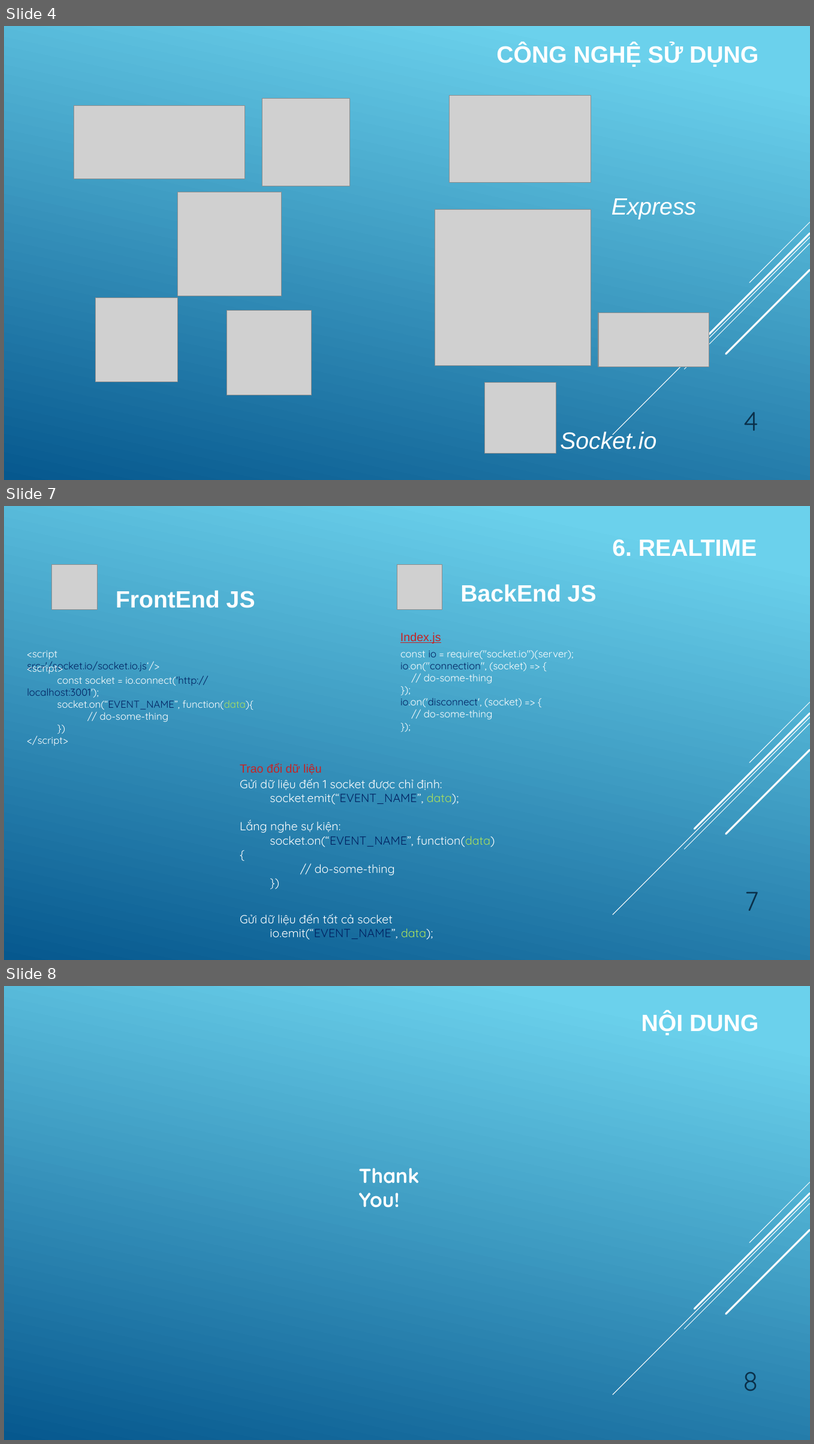
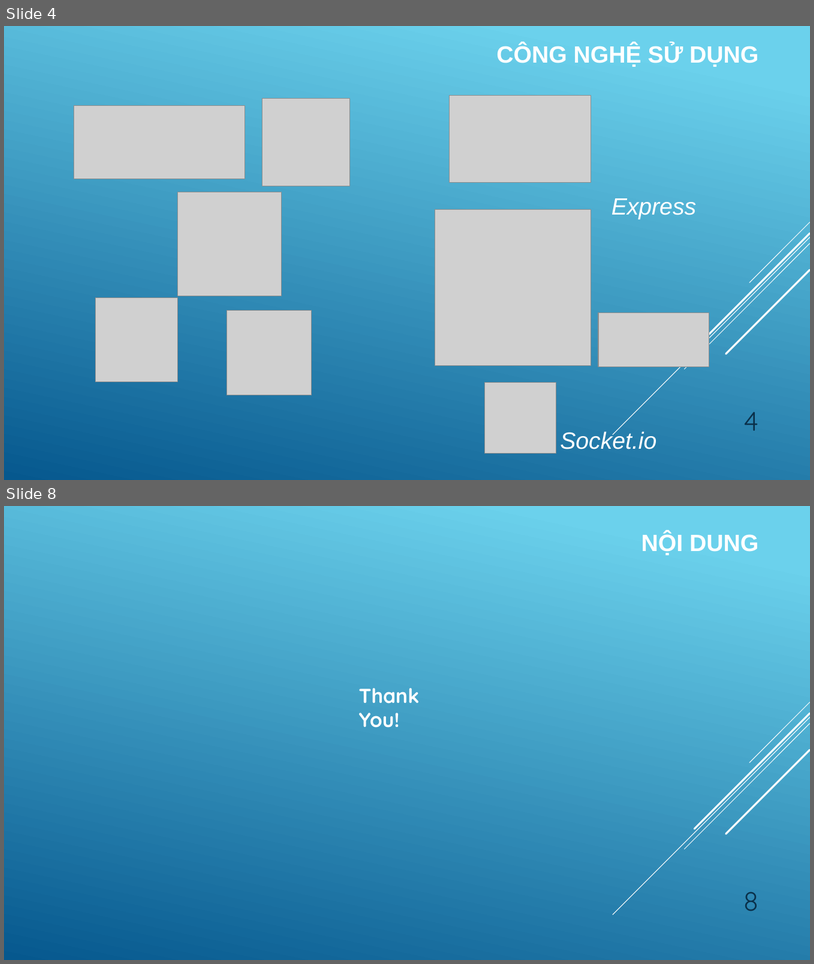
Before and after one commit to quangdat99/btl, a slide deck: Slide.pptx. Shown one above the other, each under a label of ours: slides 4, 7 and 8 before the commit, slides 4 and 8 after it; the slides between them are not shown. The pictures are 814x1444 and 814x964 pixels, drawn with LibreOffice and Linux fonts; fonts in the diff are those of the drawing; grey boxes stand for pictures. Boxes give left, top, right and bottom in pixels: in the first picture for what was removed or moved away, otherwise in the second. Text is boxed around its words. In the diff, an @@ line names an element or a change of style, - is before the commit and + after.

```diff
--- a/Slide.pptx
+++ b/Slide.pptx
@@ slide 7 removed at bbox=[4, 506, 810, 960], background gradient #6ED2EB to #06588E; not listed: 5 template elements that a slide beside it also shows @@
@@ text removed at bbox=[612, 539, 757, 556] @@
-6. REALTIME
@@ picture removed at bbox=[52, 564, 97, 609] @@
@@ text removed at bbox=[116, 590, 255, 608] @@
-FrontEnd JS
@@ group removed at bbox=[397, 564, 597, 720]: 3 texts, 1 picture @@
-BackEnd JS
-const io = require("socket.io")(server);
-io.on("connection", (socket) => {
-// do-some-thing
-});
-io.on('disconnect', (socket) => {
-// do-some-thing
-});
-Index.js
@@ text removed at bbox=[27, 651, 159, 672] @@
-<script src='/socket.io/socket.io.js‘/>
@@ text removed at bbox=[27, 661, 254, 745] @@
-<script>
-const socket = io.connect('http://localhost:3001');
-socket.on(“EVENT_NAME”, function(data){
-// do-some-thing
-})
-</script>
@@ text removed at bbox=[240, 763, 322, 774] @@
-Trao đổi dữ liệu
@@ text removed at bbox=[240, 778, 495, 875] @@
-Gửi dữ liệu đến 1 socket được chỉ định:
-socket.emit(“EVENT_NAME”, data);
-Lắng nghe sự kiện:
-socket.on(“EVENT_NAME”, function(data){
-// do-some-thing
-})
@@ page number removed at bbox=[745, 892, 759, 910] @@
-7
@@ text removed at bbox=[240, 913, 433, 939] @@
-Gửi dữ liệu đến tất cả socket
-io.emit(“EVENT_NAME”, data);
```
Also in this commit, not shown: 3 slides changed, 7 slides added, 1 other slide removed, 10 other files.
